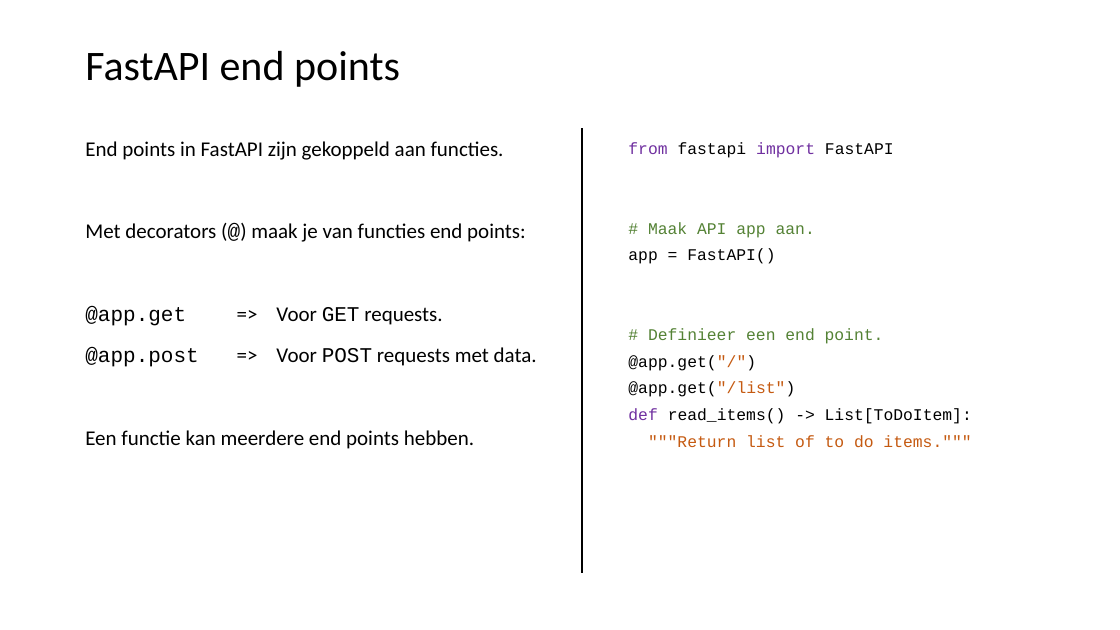
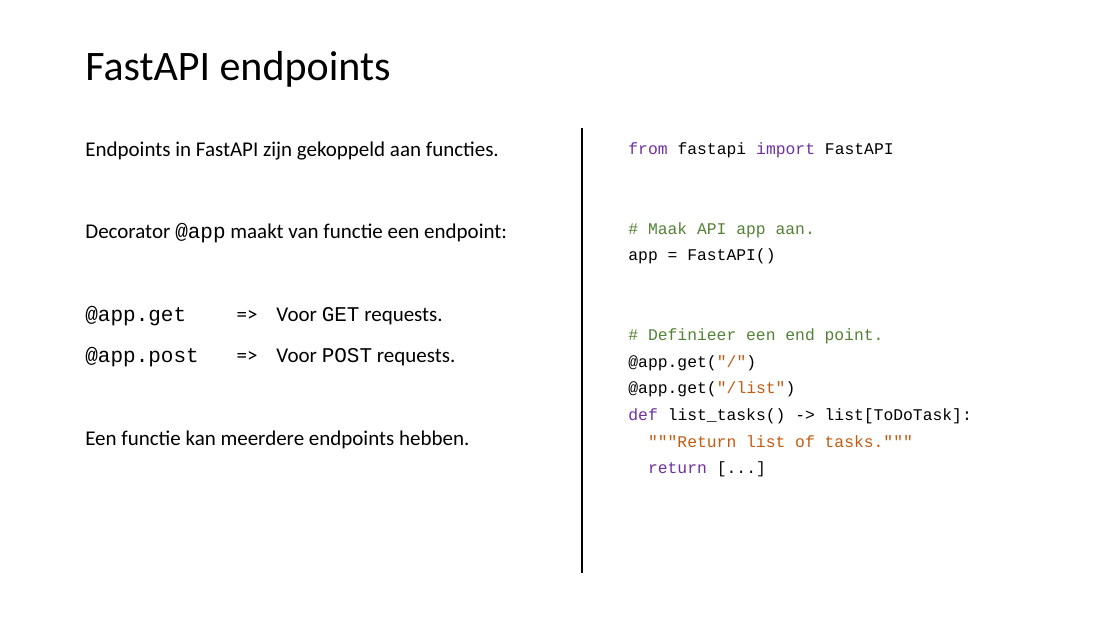
Before and after one commit to LFKoning/knowledge-sharing, a slide deck: slide 21 of python_course_4p/4_api_app/4_api_app.pptx (slide 20 before the commit). Drawn at 1120x630 pixels with LibreOffice and Linux fonts; fonts in the diff are those of the drawing. Boxes give left, top, right and bottom in pixels: in the first picture for what was removed or moved away, otherwise in the second. Text is boxed around its words. In the diff, an @@ line names an element or a change of style, - is before the commit and + after.

```diff
--- a/python_course_4p/4_api_app/4_api_app.pptx
+++ b/python_course_4p/4_api_app/4_api_app.pptx
@@ title at [85, 51, 391, 87]: spaces changed @@
-FastAPI end points
+FastAPI endpoints
@@ text at [85, 141, 507, 243]: text changed @@
-End points in FastAPI zijn gekoppeld aan functies.
-Met decorators (@) maak je van functies end points:
+Endpoints in FastAPI zijn gekoppeld aan functies.
+Decorator @app maakt van functie een endpoint:
@@ text at [85, 347, 469, 449]: text changed @@
-@app.post => Voor POST requests met data.
-Een functie kan meerdere end points hebben.
+@app.post => Voor POST requests.
+Een functie kan meerdere endpoints hebben.
@@ text at [628, 408, 972, 473]: text changed @@
-def read_items() -> List[ToDoItem]:
-"""Return list of to do items."""
+def list_tasks() -> list[ToDoTask]:
+"""Return list of tasks."""
+return [...]
```
Also in this commit, not shown: 14 other slides changed, 12 slides added, 2 slides removed, 16 other files.
